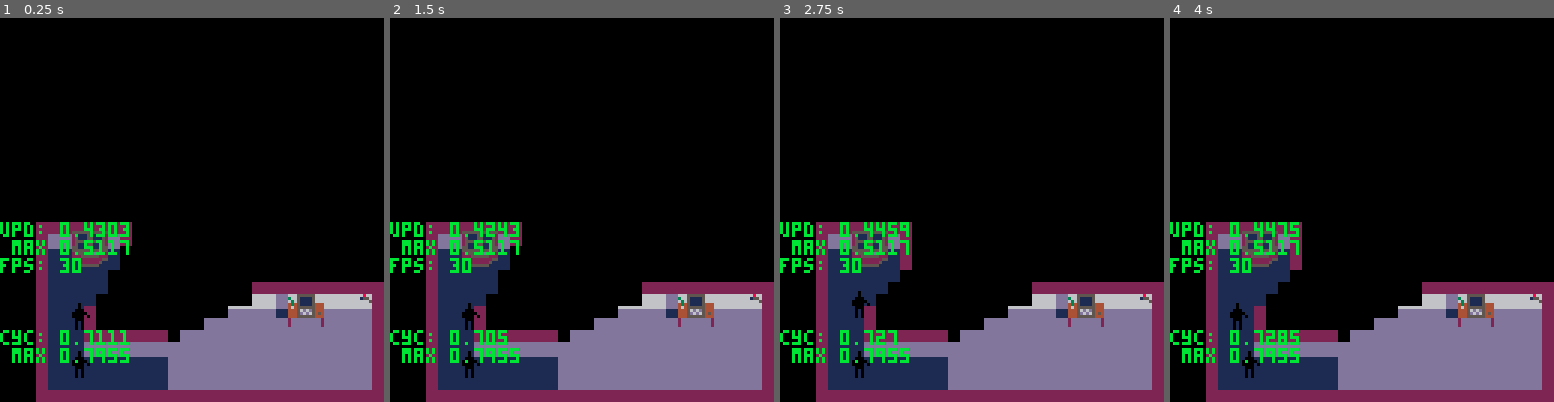
Above: before the commit, frames 1-4 (left to right).
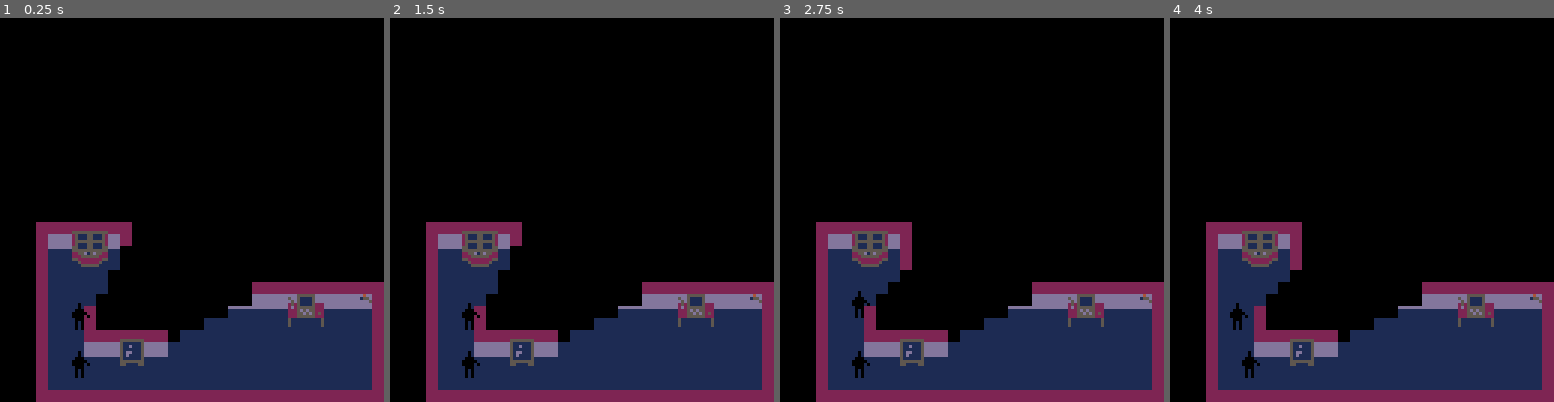
Above: after the commit, the same moments.

Repository: ironchestgames/pico-8-carts
Game: PICO-8 cartridge stealth.p8
Two runs of this game, one before a commit and one after it. Both use one fixed random seed, a clock stepped at 60 frames per second and the inputs below.
Inputs:
- Up to frame 1 (0.25 s): no input
- Up to frame 2 (1.5 s): tap X (X key) at 0.33, 1.07 s; tap O (Z key) at 0.7 s
- Up to frame 3 (2.75 s): hold Right 1.6-2.1 s; tap O (Z key) at 1.7, 2.1, 2.5 s; tap X (X key) at 1.85 s; hold Up 2.15-2.42 s; hold Right from 2.47 s (still down)
- Up to frame 4 (4 s): tap O (Z key) at 2.9, 3.3, 3.7 s; tap X (X key) at 2.97 s; release Right at 3.03 s; hold Left 3.08-3.58 s; hold Down 3.63-3.97 s

The runs differ from the first frame. In frame 1, 14% of the frame differs, in the area x 0-97%, y 53-97%; in frame 2, 14%; in frame 3, 14%; in frame 4, 14%.

Commit message:
stealth - add safe, change spritesheet, better turning for guards, add random hacking sequence for each try

Diff:
--- a/stealth.p8
+++ b/stealth.p8
@@ -8,7 +8,7 @@
 
 devfog=false
 devghost=false
-devvalues=true
+devvalues=false
 
 menuitem(1, 'devfog', function() devfog=not devfog end)
 menuitem(2, 'devghost', function() devghost=not devghost end)
@@ -134,14 +134,14 @@
  {
   x=27,y=4,
   dx=0,dy=1,
-  state='walking',
+  state='patrolling',
   state_c=0,
   state_c2=0,
  },
  {
   x=6,y=14,
   dx=1,dy=0,
-  state='walking',
+  state='patrolling',
   state_c=0,
   state_c2=0,
  },
@@ -156,9 +156,9 @@
 -- 2 - selected/on (camcontrol)
 -- 3 - system alarm (camcontrol)
 local cameras={ -- note: camcontrol will crash with more than 4
- {i=1,x=30,y=24,state=1,},
- {i=2,x=1,y=7,state=1,},
- {i=3,x=30,y=2,state=1,},
+ {i=1,x=30,y=24,state=0,},
+ {i=2,x=1,y=7,state=0,},
+ {i=3,x=30,y=2,state=0,},
 }
 
 local function computer(_p,_o,_tmp)
@@ -166,26 +166,34 @@
   _tmp.action_c=0
   _tmp.state='booting'
   sfx(11)
-  _tmp.seq={0,1,2,1,0,2,1,0,1,2,0}
+  local _l=14 -- note: change this if good at computers
+  _tmp.seq={}
+  for _i=1,_l do
+   local _n=0
+   repeat
+    _n=flr(rnd(3))
+   until _n != _tmp.seq[_i-1]
+   _tmp.seq[_i]=_n
+  end
   _o.draw=function()
    if _tmp.state == 'booting' then
-    sspr(0,102,4,3,_o.x*4-4,_o.y*4-7)
+    sspr(0,102,4,3,_o.x*4,_o.y*4-3)
 
    elseif _tmp.state == 'success' then
-    sspr(0,114,4,3,_o.x*4-4,_o.y*4-7)
+    sspr(0,114,4,3,_o.x*4,_o.y*4-3)
 
    elseif _tmp.state == 'fail' then
-    sspr(0,117,4,3,_o.x*4-4,_o.y*4-7)
+    sspr(0,117,4,3,_o.x*4,_o.y*4-3)
 
    else
-    sspr(0,105+_tmp.seq[1]*3,4,3,_o.x*4-4,_o.y*4-7)
+    sspr(0,105+_tmp.seq[1]*3,4,3,_o.x*4,_o.y*4-3)
    end
   end
  end
 
  _tmp.action_c+=1
 
- if _tmp.action_c == 120 then
+ if _tmp.action_c == 30 then
   _tmp.state='ready'
   sfx(12)
  end
@@ -235,11 +244,13 @@
    {x=-2,y=-1},
    {x=3,y=-1},
   }
+
+  -- start all cameras
   for _i=1,4 do
    local _c=cameras[_i]
    _tmp.pos[_i].state=1
    if _c then
-    _tmp.pos[_c.i].state=_c.state
+    _c.state=1
    end
   end
 
@@ -323,7 +334,82 @@
  end
 end
 
-local objs={
+
+local function safe(_p,_o,_tmp)
+ _p.state='cracking'
+ if _o.isopen != true then
+
+  -- generate new code
+  if _o.code == nil then
+   _o.code={flr(rnd(8))+1,flr(rnd(8))+1,flr(rnd(8))+1,flr(rnd(8))+1,flr(rnd(8))+1}
+  end
+
+  -- reset for this try
+  if _tmp.code == nil then
+   _tmp.code=_o.code
+   _tmp.codei=1
+   _tmp.codetick=0
+   _tmp.unlocked=nil
+
+   _o.draw=function()
+    if _tmp.iserror == true then
+     pset(_o.x*4+5,_o.y*4-3,8)
+    elseif _o.isopen != true and _tmp.unlocked == true then
+     pset(_o.x*4+5,_o.y*4-3,11)
+    end
+   end
+  end
+
+  local _dir=_tmp.codei%2
+  for _i=0,1 do
+   if btnp(_i,_p.i) then
+    local _snd=nil
+    if _dir == _i then
+     _tmp.codetick+=1
+     if _tmp.iserror != true and _tmp.codetick == _tmp.code[_tmp.codei] then
+      if _tmp.codei == #_tmp.code then
+       _tmp.unlocked=true
+      end
+      _tmp.codei+=1
+      _tmp.codetick=0
+      sfx(14) -- high click
+      _snd=true
+     end
+    else
+     _tmp.iserror=true
+    end
+    if _snd != true then
+     sfx(15) -- click
+    end
+   end
+  end
+
+  if _tmp.unlocked and btnp(2,_p.i) then
+   _o.isopen=true
+   for _other in all(objs) do
+    if _other.y == _o.y and _other.x == _o.x+1 then
+     _other.typ+=2
+     _o.typ+=2
+    end
+   end
+   -- change typ to draw open sprite
+   sfx(10) -- creek open
+  end
+ end
+
+ if btnp(3,_p.i) then
+  -- reset player
+  _p.action=nil
+  _p.state='standing'
+  _p.y+=1
+
+  -- reset obj
+  _o.draw=nil
+ end
+
+end
+
+objs={
  {x=10,y=13,typ=0,light={},shadow={[0]=true,true,true,true}},
 
  {x=14,y=18,typ=0,light={},shadow={[0]=true,true,true,true}},
@@ -337,6 +423,9 @@
  {x=6,y=19,typ=5,light={},shadow={[0]=true,nil,nil,nil}},
  {x=8,y=19,typ=7,light={},shadow={[0]=nil,true,nil,nil}},
  {x=7,y=19,typ=6,light={},shadow={[0]=nil,nil,nil,nil},action={[2]=camcontrol}}, -- note: draw last
+
+ {x=11,y=28,typ=9,light={},shadow={[0]=nil,true,nil,nil}},
+ {x=10,y=28,typ=8,light={},shadow={[0]=true,nil,nil,nil},action={[2]=safe}},
 }
 
 local msgs={}
@@ -367,12 +456,12 @@
 
  for _p in all(players) do
 
-  if _p.state == 'hacking' then
+  if _p.state == 'hacking' or _p.state == 'cracking' then
    _p.action()
 
   else
    local nextx,nexty=_p.x,_p.y
-   local _isinput=false
+   local _isinput
    if btnp(0,_p.i) then
     nextx-=1
     _isinput=true
@@ -404,7 +493,7 @@
      _p.x,_p.y=nextx,nexty
 
      -- hide behind object
-     if _p.state != 'hacking' then
+     if _p.state != 'hacking' and _p.state != 'cracking' then
       local _hiding=nil
       local _pwa=walladjacency(_p)
       for _o in all(objs) do
@@ -460,12 +549,29 @@
    -- handle state
    if _g.state == 'standing' then
     _g.state_c-=1
-    -- set to walking
+    -- set to patrolling
     if _g.state_c <= 0 then
-     _g.state='walking'
-    end
-
-   elseif _g.state == 'walking' then
+     _g.state='patrolling'
+    end
+
+   elseif _g.state == 'patrolling' then
+
+    -- turn when close to wall
+    if iswallclose(_g.x,_g.y,_g.dx,_g.dy) then
+     local _turns=shuffle{
+      {dx=_g.dy,dy=_g.dx},
+      {dx=-_g.dy,dy=-_g.dx},
+     }
+     add(_turns,{dx=-_g.dx,dy=-_g.dy})
+     for _t in all(_turns) do
+      if not iswallclose(_g.x,_g.y,_t.dx,_t.dy) then
+       _g.dx=_t.dx
+       _g.dy=_t.dy
+       break
+      end
+     end
+    end
+
     -- move
     local _gwa=walladjacency({x=_g.x+_g.dx,y=_g.y+_g.dy})
     if _gwa == 0 then
@@ -481,22 +587,6 @@
      _g.y+=_g.dy
     end
 
-   elseif _g.state == 'turning' then
-    -- turn and set to standing
-    local _turns=shuffle{
-     {dx=_g.dy,dy=_g.dx},
-     {dx=-_g.dy,dy=-_g.dx},
-    }
-    add(_turns,{dx=-_g.dx,dy=-_g.dy})
-    for _t in all(_turns) do
-     if not iswallclose(_g.x,_g.y,_t.dx,_t.dy) then
-      _g.dx=_t.dx
-      _g.dy=_t.dy
-      break
-     end
-    end
-    _g.state='walking'
-
    elseif _g.state == 'holding' then
     -- is holding suspect
 
@@ -518,15 +608,10 @@
      end
     end
 
-    -- set to walking
+    -- set to patrolling
     if _g.state_c <= 0 then
-     _g.state='turning'
-    end
-   end
-
-   -- set up next state
-   if iswallclose(_g.x,_g.y,_g.dx,_g.dy) then
-    _g.state='turning'
+     _g.state='patrolling'
+    end
    end
   end
 
@@ -572,12 +657,15 @@
       end
      end
      light[_bydown*32+_bx]=1
+
+     -- remove fog if selected in camcontrol
      if _c.state == 2 then
       fog[_bydown*32+_bx]=0
       if _by == _y then
        fog[(_bydown-1)*32+_bx]=0
       end
      end
+
      _bydown+=1
      _bldown+=1
     end
@@ -589,12 +677,15 @@
        add(_o.light,{x=-_dx,y=0})
       end
      end
+
+     -- remove fog if selected in camcontrol
      if _c.state == 2 then
       fog[_by*32+_bxside]=0
       if _by == _y then
        fog[(_by-1)*32+_bxside]=0
       end
      end
+
      light[_by*32+_bxside]=1
      _bxside+=_dx
      _blside+=1
@@ -762,7 +853,7 @@
     alertlvl=2
     for _g in all(guards) do
      add(msgs,{x=_g.x*4,y=_g.y*4-13,s='intruder alert!',t=4})
-     _g.state='walking'
+     _g.state='patrolling'
     end
     t=60
    end
@@ -909,23 +1000,17 @@
   -- draw players
   for _p in all(players) do
    if _p.y == _y then
+    local _l=light[_p.y*32+_p.x]
     if _p.state == 'hiding' then
-     if _p.adjacency == 0 then
-      sspr(6,16,4,9,_p.x*4,_p.y*4-5)
-     elseif _p.adjacency == 1 then
-      sspr(10,16,4,9,_p.x*4,_p.y*4-5)
-     elseif _p.adjacency == 2 then
-      sspr(14,16,3,9,_p.x*4,_p.y*4-5)
-     elseif _p.adjacency == 3 then
-      sspr(17,16,3,9,_p.x*4,_p.y*4-5)
-     end
+     sspr(6+_p.adjacency*4,72,4,9,_p.x*4,_p.y*4-5)
     elseif _p.state == 'hacking' then
-     sspr(20,16,6,9,_p.x*4,_p.y*4-5)
+     sspr(21,72+_l*9,5,9,_p.x*4,_p.y*4-5)
+    elseif _p.state == 'cracking' then
+     sspr(26,72+_l*9,5,9,_p.x*4,_p.y*4-5)
     elseif _p.state == 'caught' then
-     sspr(0,34,6,9,_p.x*4,_p.y*4-5)
+     sspr(0,90,6,9,_p.x*4,_p.y*4-5)
     else
-     local _l=light[_p.y*32+_p.x]
-     sspr(0,16+_l*9,6,9,_p.x*4,_p.y*4-5)
+     sspr(0,72+_l*9,6,9,_p.x*4,_p.y*4-5)
     end
    end
   end
@@ -933,7 +1018,7 @@
   -- draw guards
   for _g in all(guards) do
    if _g.y == _y then
-    if _g.state == 'walking' or _g.state == 'turning' then
+    if _g.state == 'patrolling' then
      local _dir=0
      if _g.dx == 1 then
       _dir=1
@@ -943,16 +1028,16 @@
       _dir=3
      end
      local _frame=0
-     if _g.state == 'walking' or _g.state == 'turning' then
+     if _g.state == 'patrolling' then
       _frame=1
       if t < alertlvls[alertlvl]/2 then
        _frame=2
       end
      end
-     sspr(0+_dir*27+_frame*9,45,9,11,_g.x*4-2,_g.y*4-7)
+     sspr(0+_dir*27+_frame*9,31,9,11,_g.x*4-2,_g.y*4-7)
 
     elseif _g.state == 'holding' then
-     sspr(108,45,9,11,_g.x*4-2,_g.y*4-7)
+     sspr(109,31,7,11,_g.x*4-2,_g.y*4-7)
     end
    end
   end
Not shown, changed: 78 lines of the sprite sheet (__gfx__) section of stealth.p8
Not shown, changed: the sound effects (__sfx__) section of stealth.p8
